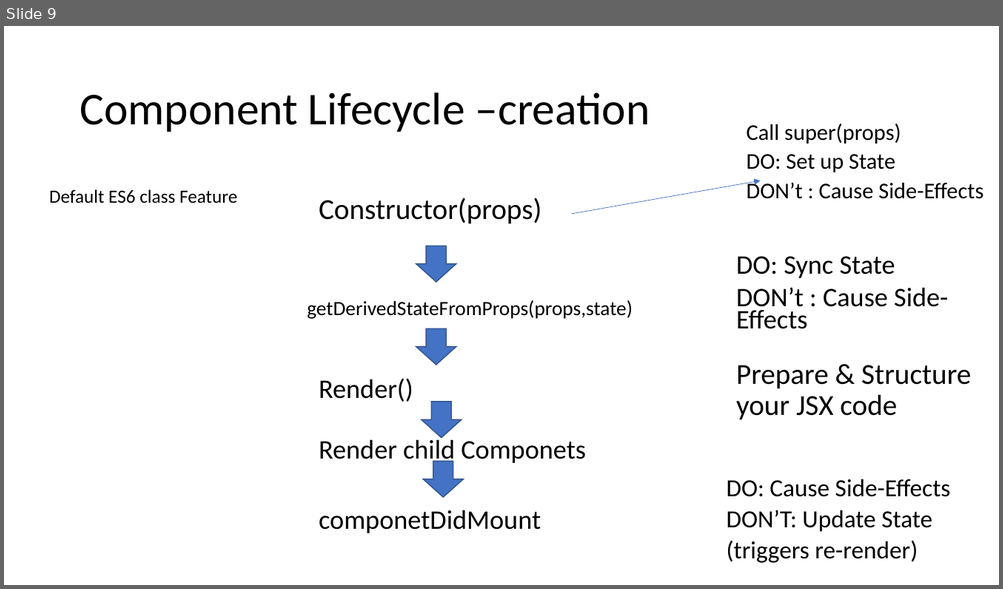
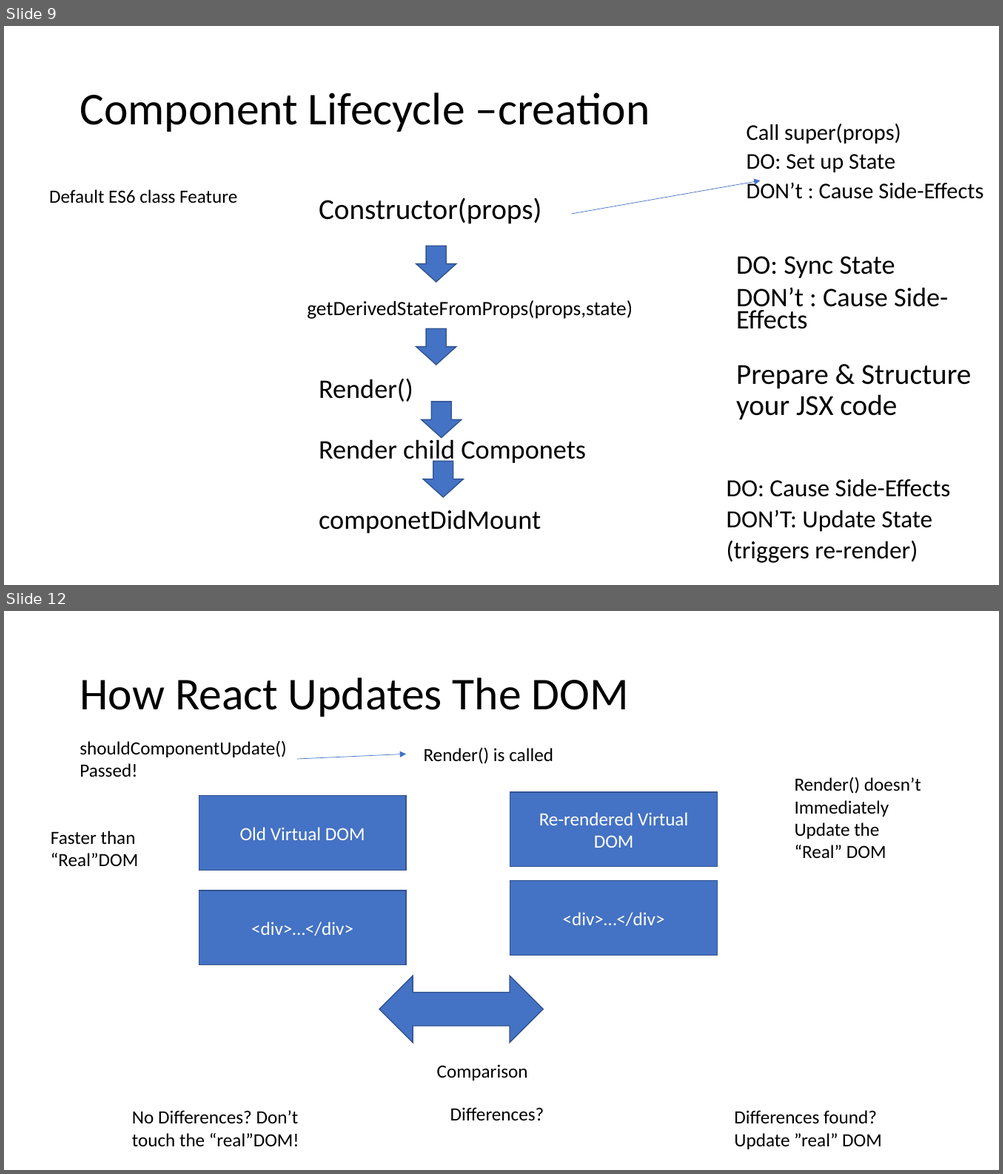
Before and after one commit to PiyushChaturvedii/batch03, a slide deck: Create-react-app.pptx. Shown one above the other, each under a label of ours: slide 9 before the commit, slides 9 and 12 after it; the slides between them are not shown. The pictures are 1003x589 and 1003x1174 pixels, drawn with LibreOffice and Linux fonts; fonts in the diff are those of the drawing. Boxes give left, top, right and bottom in pixels: in the first picture for what was removed or moved away, otherwise in the second. Text is boxed around its words. In the diff, an @@ line names an element or a change of style, - is before the commit and + after.

Commit message:
Reactjs useEffect

```diff
--- a/Create-react-app.pptx
+++ b/Create-react-app.pptx
@@ slide 12 added at bbox=[4, 611, 999, 1170], background #FFFFFF @@
@@ title added at bbox=[79, 678, 629, 717], 44 pt, text #000000 @@
+How React Updates The DOM
@@ text added at bbox=[79, 741, 286, 777], 18 pt, text #000000 @@
+shouldComponentUpdate()
+Passed!
@@ arrow added from (297, 759) to (406, 755), #4472C4 0.5 pt @@
@@ text added at bbox=[424, 747, 553, 764], 18 pt, text #000000 @@
+Render() is called
@@ text added at bbox=[794, 777, 921, 858], 18 pt, text #000000 @@
+Render() doesn’t
+Immediately
+Update the
+“Real” DOM
@@ rectangle added at bbox=[199, 796, 406, 871], fill #4472C4, outline #325491 1 pt, 18 pt, text #FFFFFF @@
+Old Virtual DOM
@@ rectangle added at bbox=[510, 792, 717, 867], fill #4472C4, outline #325491 1 pt, 18 pt, text #FFFFFF @@
+Re-rendered Virtual
+DOM
@@ text added at bbox=[51, 831, 138, 867], 18 pt, text #000000 @@
+Faster than
+“Real”DOM
@@ rectangle added at bbox=[199, 891, 406, 965], fill #4472C4, outline #325491 1 pt, 18 pt, text #FFFFFF @@
+<div>…</div>
@@ rectangle added at bbox=[510, 881, 717, 956], fill #4472C4, outline #325491 1 pt, 18 pt, text #FFFFFF @@
+<div>…</div>
@@ left right arrow added at bbox=[379, 976, 543, 1043], fill #4472C4, outline #325491 1 pt @@
@@ text added at bbox=[437, 1065, 528, 1081], 18 pt, text #000000 @@
+Comparison
@@ text added at bbox=[132, 1111, 299, 1147], 18 pt, text #000000 @@
+No Differences? Don’t touch the “real”DOM!
@@ text added at bbox=[450, 1108, 544, 1122], 18 pt, text #000000 @@
+Differences?
@@ text added at bbox=[734, 1111, 882, 1150], 18 pt, text #000000 @@
+Differences found?
+Update ”real” DOM
```
Also in this commit, not shown: 1 slide changed, 3 other slides added, 58 other files.
